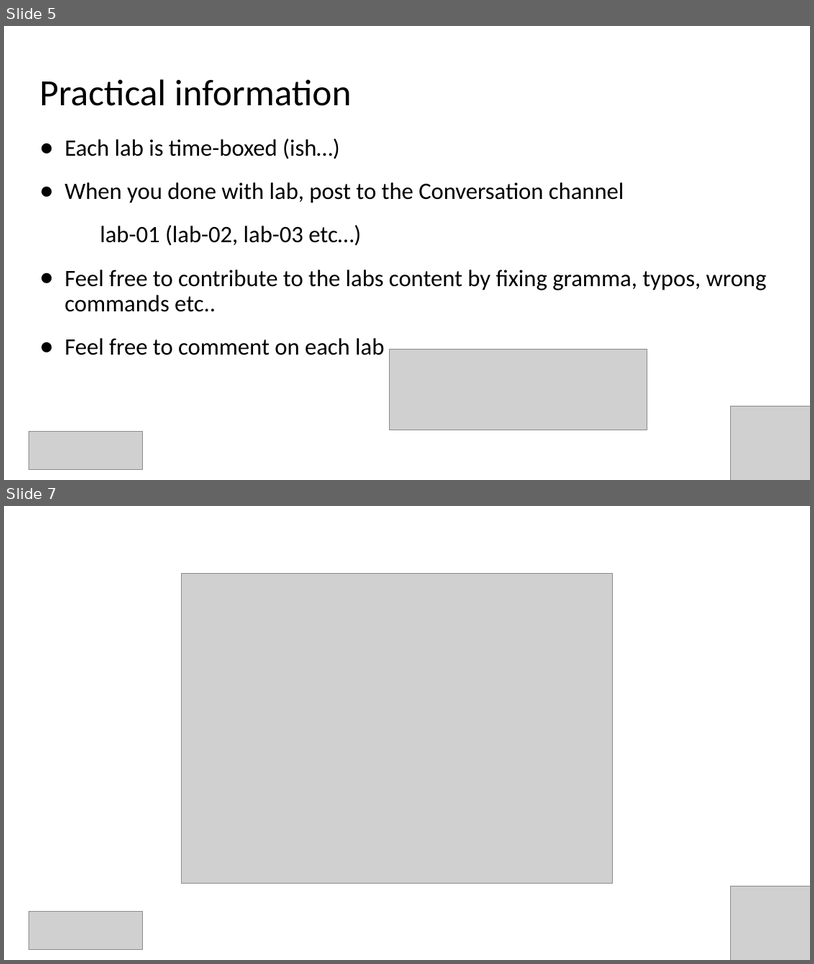
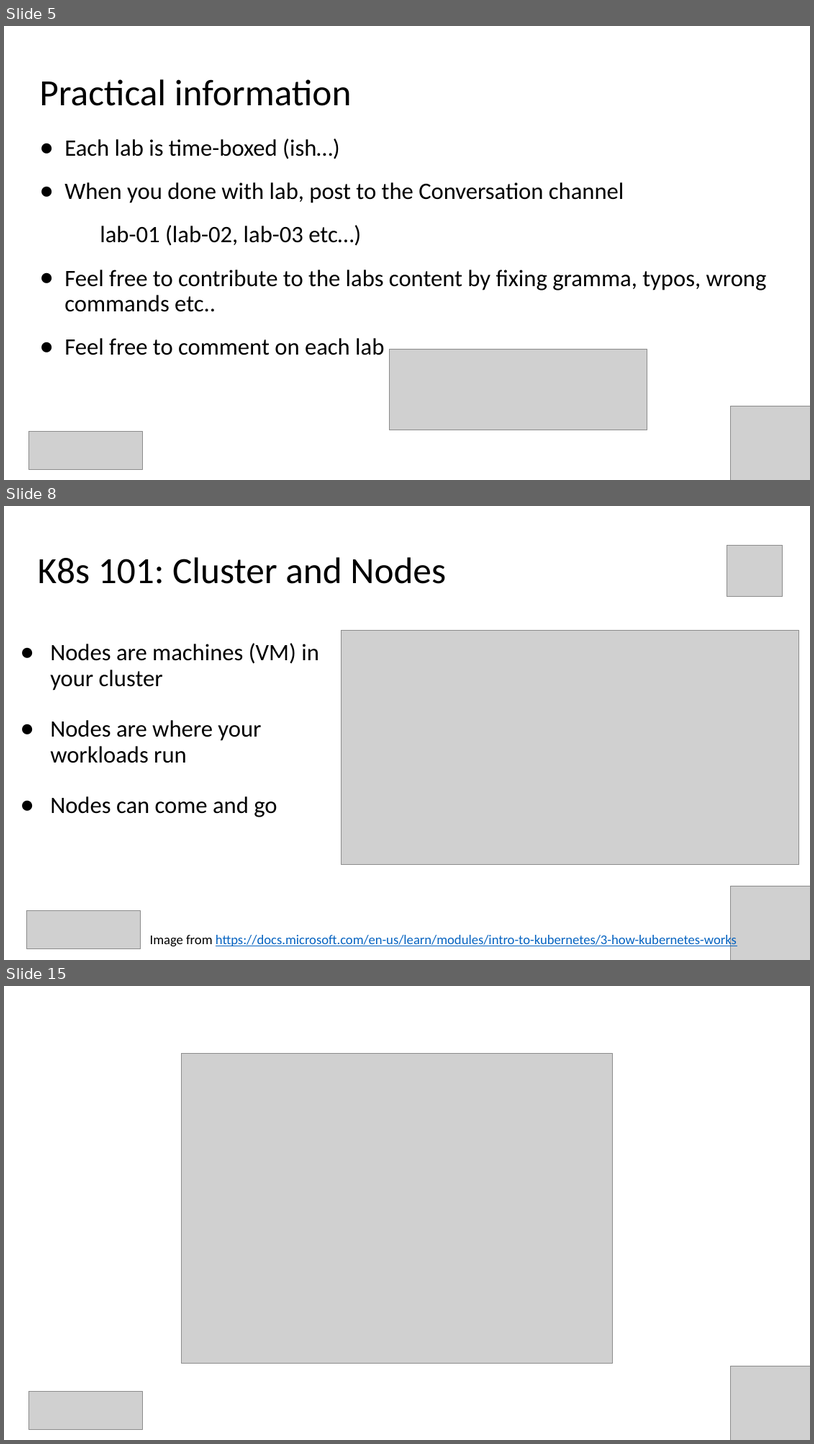
Before and after one commit to evgenyb/aks-workshops, a slide deck: 05-scaling-options-in-aks/slides/scaling-options-for-applications-and-clusters-in-AKS.pptx. Shown one above the other, each under a label of ours: slides 5 and 7 before the commit, slides 5, 8 and 15 after it; the slides between them are not shown. The pictures are 814x964 and 814x1444 pixels, drawn with LibreOffice and Linux fonts; fonts in the diff are those of the drawing; grey boxes stand for pictures. Boxes give left, top, right and bottom in pixels: in the first picture for what was removed or moved away, otherwise in the second. Text is boxed around its words. In the diff, an @@ line names an element or a change of style, - is before the commit and + after.

```diff
--- a/05-scaling-options-in-aks/slides/scaling-options-for-applications-and-clusters-in-AKS.pptx
+++ b/05-scaling-options-in-aks/slides/scaling-options-for-applications-and-clusters-in-AKS.pptx
@@ slide 8 added at box(4, 506, 810, 960), background #FFFFFF @@
@@ picture added at box(728, 546, 783, 597) @@
@@ title added at box(38, 557, 446, 584), 44 pt, text #000000 @@
+K8s 101: Cluster and Nodes
@@ picture added at box(342, 630, 799, 864) @@
@@ text added at box(50, 643, 319, 817), 28 pt, text #000000 @@
+● Nodes are machines (VM) in your cluster
+● Nodes are where your workloads run
+● Nodes can come and go
@@ picture added at box(731, 885, 810, 960) @@
@@ picture added at box(27, 911, 141, 949) @@
@@ text added at box(150, 933, 737, 948), 16 pt, text #0563C1, underline @@
+Image from https://docs.microsoft.com/en-us/learn/modules/intro-to-kubernetes/3-how-kubernetes-works
@@ what was slide 7 is now slide 15 @@
```
Also in this commit, not shown: 8 other slides added, 1 slide removed, 1 other file.
